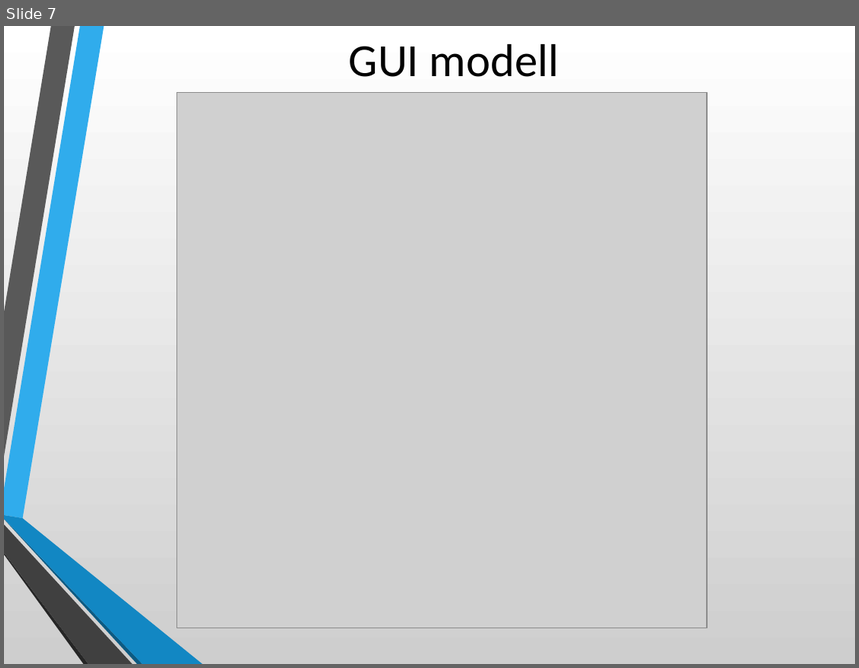
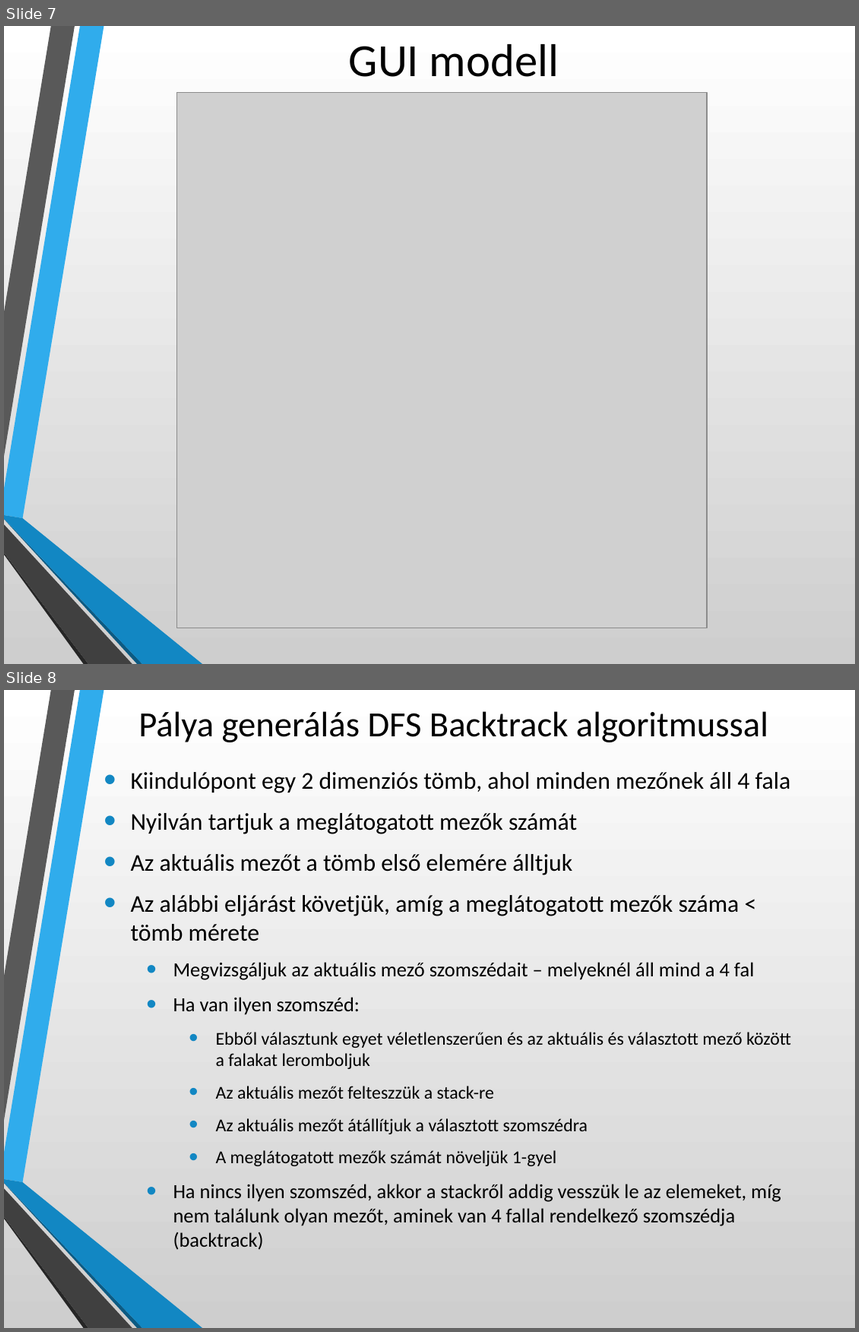
Before and after one commit to PZoltan88/Pacman, a slide deck: Pacman.pptx. Shown one above the other, each under a label of ours: slide 7 before the commit, slides 7 and 8 after it. The pictures are 859x668 and 859x1332 pixels, drawn with LibreOffice and Linux fonts; fonts in the diff are those of the drawing; grey boxes stand for pictures. Boxes give left, top, right and bottom in pixels: in the first picture for what was removed or moved away, otherwise in the second. Text is boxed around its words. In the diff, an @@ line names an element or a change of style, - is before the commit and + after.

Commit message:
ppt update

```diff
--- a/Pacman.pptx
+++ b/Pacman.pptx
@@ slide 8 added at <box>4,690,855,1328</box>, background gradient #FFFFFF to #CECECE; not listed: 6 template elements that a slide beside it also shows @@
@@ text added at <box>139,711,769,742</box>, 30 pt, text #000000 @@
+Pálya generálás DFS Backtrack algoritmussal
@@ text added at <box>131,772,791,1250</box>, 17 pt, text #000000 @@
+• Kiindulópont egy 2 dimenziós tömb, ahol minden mezőnek áll 4 fala
+• Nyilván tartjuk a meglátogatott mezők számát
+• Az aktuális mezőt a tömb első elemére álltjuk
+• Az alábbi eljárást követjük, amíg a meglátogatott mezők száma < tömb mérete
+  • Megvizsgáljuk az aktuális mező szomszédait – melyeknél áll mind a 4 fal
+  • Ha van ilyen szomszéd:
+    • Ebből választunk egyet véletlenszerűen és az aktuális és választott mező között a falakat leromboljuk
+    • Az aktuális mezőt felteszzük a stack-re
+    • Az aktuális mezőt átállítjuk a választott szomszédra
+    • A meglátogatott mezők számát növeljük 1-gyel
+  • Ha nincs ilyen szomszéd, akkor a stackről addig vesszük le az elemeket, míg nem találunk olyan mezőt, aminek van 4 fallal rendelkező szomszédja (backtrack)
```
